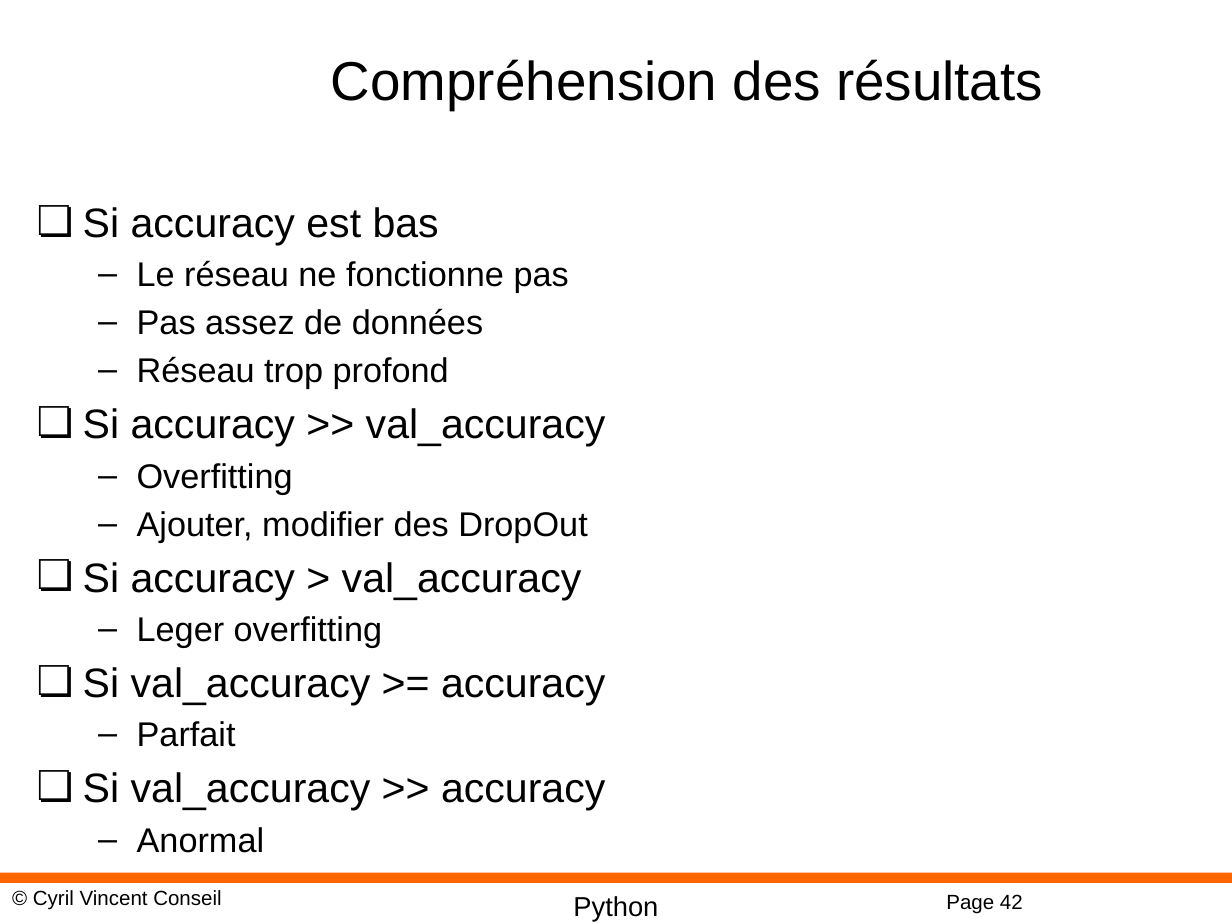
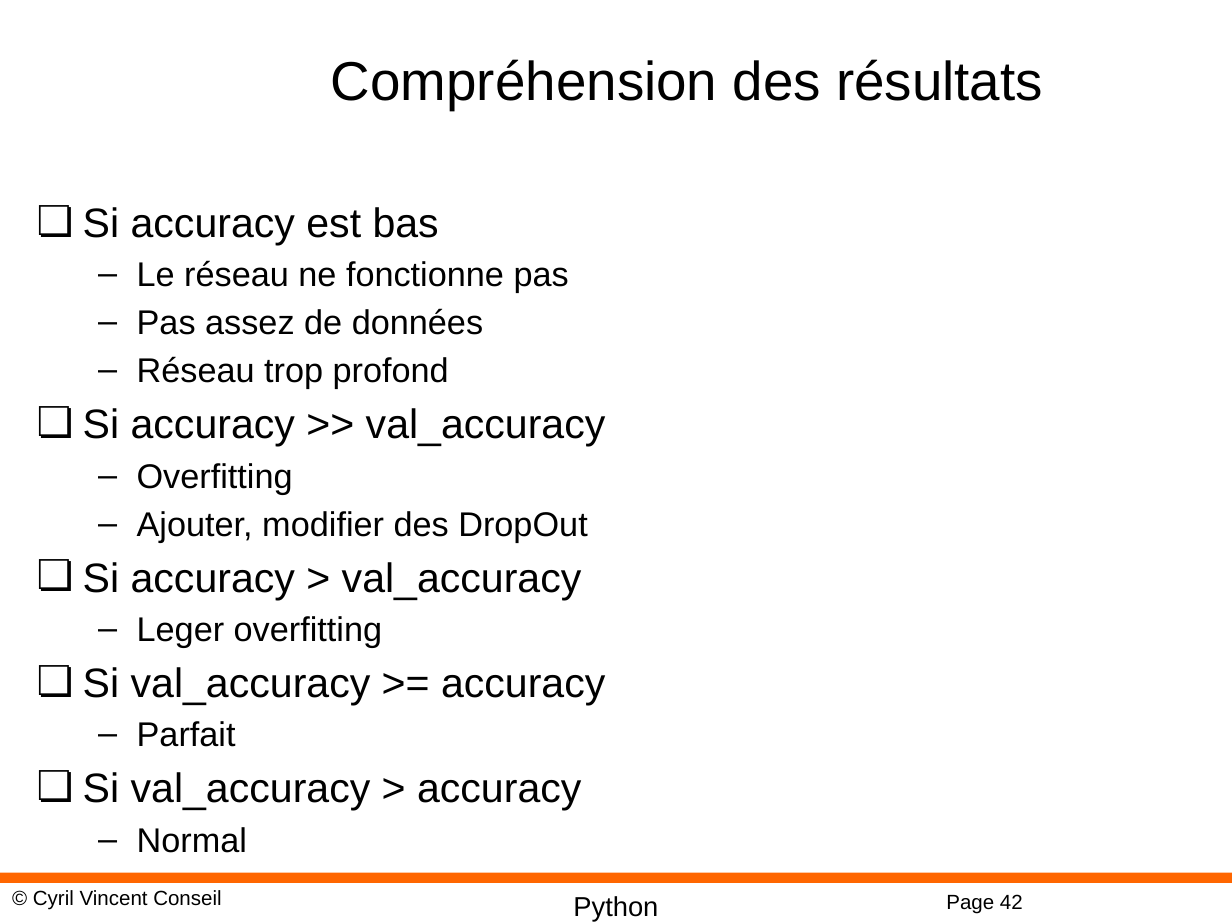
Before and after one commit to cyrilvincent/DL, a slide deck: slide 42 of PPT/DeepLearning09-Keras.pptx. Drawn at 1232x924 pixels with LibreOffice and Linux fonts; fonts in the diff are those of the drawing; background and template pictures are left out. Boxes give left, top, right and bottom in pixels: in the first picture for what was removed or moved away, otherwise in the second. Text is boxed around its words. In the diff, an @@ line names an element or a change of style, - is before the commit and + after.

```diff
--- a/PPT/DeepLearning09-Keras.pptx
+++ b/PPT/DeepLearning09-Keras.pptx
@@ text at box(83, 772, 581, 853): text changed @@
-❏ Si val_accuracy >> accuracy
-  – Anormal
+❏ Si val_accuracy > accuracy
+  – Normal
```
Also in this commit, not shown: 5 other files.
